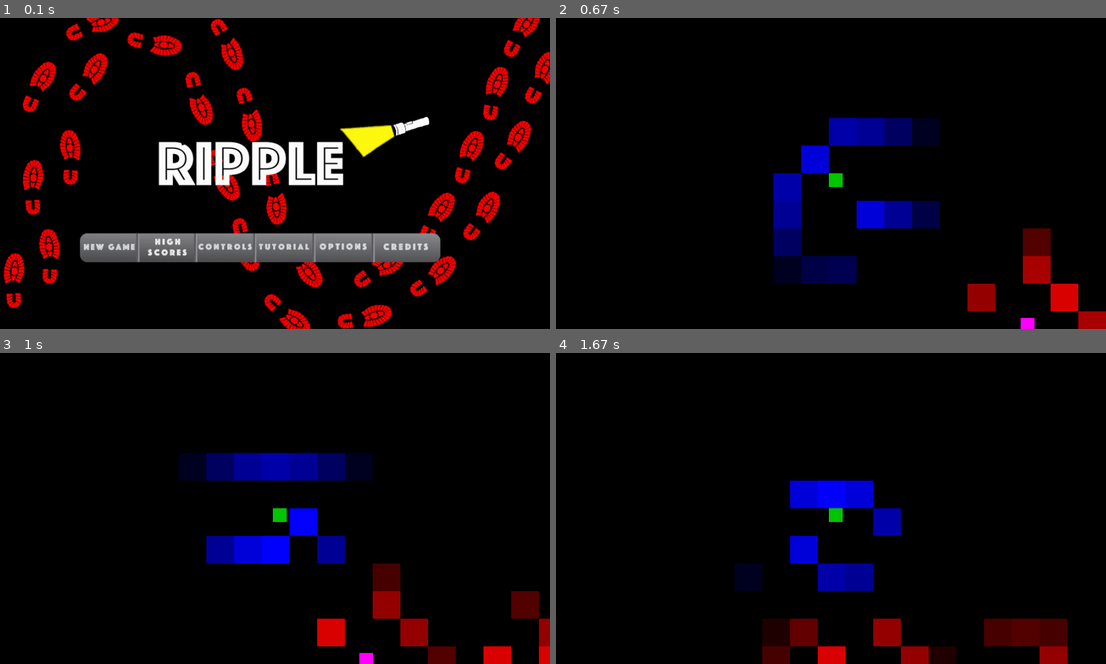
Above: before the commit, frames 1-4 (two rows, left to right).
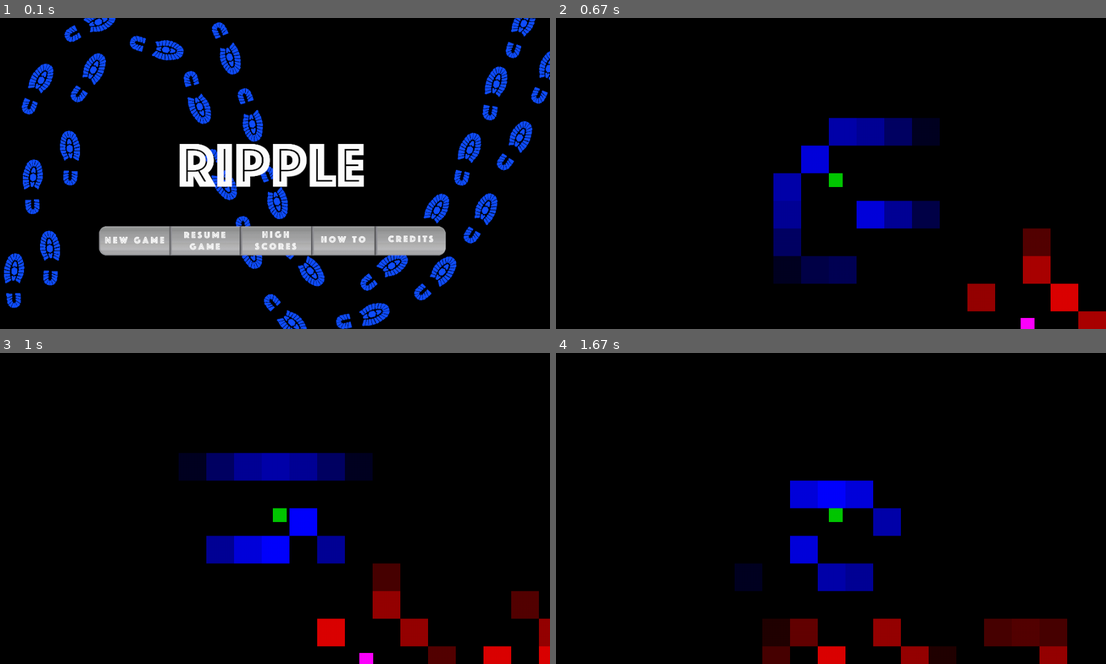
Above: after the commit, the same moments.

Repository: kwahn20/rippleCS269
Game: pygame game, started from main.py
Same seed, same stepped clock (60 frames per second), same inputs: the game is played once before the commit and once after it.
Inputs (mouse positions are in pixels of both pictures, inside the frame that each line leads up to):
- Up to frame 1 (0.1 s): no input
- Up to frame 2 (0.67 s): click (688, 241) at 0.38 s
- Up to frame 3 (1 s): hold Right from 0.67 s (still down); move the mouse to (352, 399) at 0.7 s
- Up to frame 4 (1.67 s): release Right at 1.13 s; hold Up 1.17-1.47 s; hold Right from 1.5 s (still down)

The runs differ from the first frame. In frame 1, 22% of the frame differs, in the area x 0-100%, y 0-100%; in frame 2, nothing differs; in frame 3, nothing differs; in frame 4, nothing differs.

Commit message:
updated button locations for new titlescreen

Diff:
--- a/M.py
+++ b/M.py
@@ -4,8 +4,9 @@
 import time
 from pygame.locals import *
 
-START_SCREEN = 'mainscreen.png'
+START_SCREEN = 'images/titlescreen.png'
 HIGHSCORES = 'images/HighScores.png'
+CREDITS = 'images/Credits.png'
 
 # a class for background images such as the start screen, or any other images
 # that we want in the background (like a background for the game or whatnot)
@@ -30,7 +31,6 @@
 #     player.sound_interval += 1
 
 def show_image(screen, background_img):
-    # draw the start screen
     screen.fill((0,0,0))
     screen.blit(background_img.image, background_img.rect)
     pygame.display.flip()
@@ -48,12 +48,9 @@
     return f
 
 def startscreen_wait():
-    new_game_clicked    = make_button_click_trigger(x_range = (151, 254), y_range = (392, 441))
-    high_scores_clicked = make_button_click_trigger(x_range = (256, 360), y_range = (392, 441))
-    controls_clicked    = make_button_click_trigger(x_range = (361, 446), y_range = (392, 441))
-    tutorial_clicked    = make_button_click_trigger(x_range = (468, 574), y_range = (392, 441))
-    options_clicked     = make_button_click_trigger(x_range = (574, 678), y_range = (392, 441))
-    credits_clicked     = make_button_click_trigger(x_range = (681, 801), y_range = (392, 441))
+    new_game_clicked    = make_button_click_trigger(x_range = (190, 312), y_range = (380, 430))
+    high_scores_clicked = make_button_click_trigger(x_range = (442, 570), y_range = (380, 430))
+    credits_clicked     = make_button_click_trigger(x_range = (685, 812), y_range = (380, 430))
 
      # load the music for the start screen and play on loop
     pygame.mixer.music.load('track1.wav')
@@ -66,10 +63,11 @@
         if keys[K_ESCAPE]: sys.exit()
         if new_game_clicked(events): return()
         if high_scores_clicked(events): highscores_wait()
+        if credits_clicked(events): credits_wait()
+        print(pygame.mouse.get_pos())
 
 def highscores_wait():
     back_clicked = make_button_click_trigger(x_range = (19, 128), y_range = (21, 83))
-    #19,21 128, 83
     show_image(screen, highscores_image)
     while True:
         events = pygame.event.get()
@@ -79,9 +77,22 @@
             show_image(screen, startscreen_background)
             return()
 
+def credits_wait():
+    back_clicked = make_button_click_trigger(x_range = (19, 128), y_range = (21, 83))
+    show_image(screen, credits_background)
+    while True:
+        events = pygame.event.get()
+        keys = pygame.key.get_pressed()
+        if keys[K_ESCAPE]: sys.exit()
+        if back_clicked(events):
+            show_image(screen, startscreen_background)
+            return()
+
 screen = pygame.display.set_mode(size = (1000, 563))
+
 startscreen_background = Background(START_SCREEN)
 highscores_image = Background(HIGHSCORES)
+credits_background = Background(CREDITS)
 
 if(__name__ == '__main__'):
     pass
